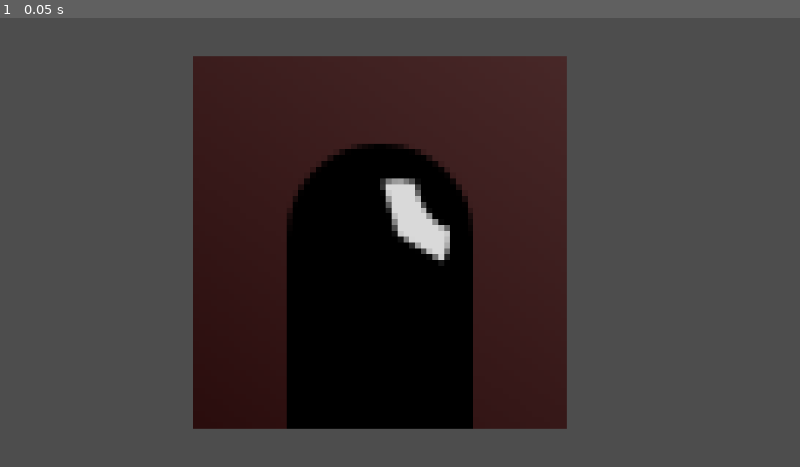
Above: before the commit, frame 1.
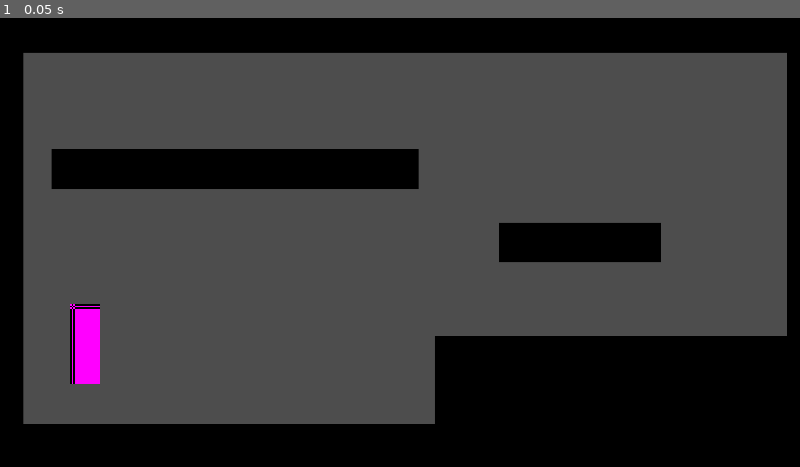
Above: after the commit, the same moment.

Repository: cenondiez/hellclimber
Game: Godot game, scene res://playground.tscn
Two runs of this game, one before a commit and one after it. Both use one fixed random seed, a clock stepped at 60 frames per second and the inputs below.
Inputs:
- Up to frame 1 (0.05 s): no input

The runs differ from the first frame. In frame 1, 66% of the frame differs, in the area x 0-100%, y 0-100%.

Commit message:
Add Player scene, state, and playground instance
Introduce a Player node and basic state machine scaffolding: adds player/player.tscn with a CharacterBody2D, player/scripts/player.gd (state variables, direction/gravity and empty process hooks), and a PlayerState base class (player/states/00_player_state.gd) with lifecycle stubs. Also adds the state SVG icon and its import metadata plus UID files. Updates playground.tscn to instance the new Player scene and replaces the previous icon sprite with level geometry and collision shapes.

Diff:
--- /dev/null
+++ b/player/player.tscn
@@ -0,0 +1,21 @@
+[gd_scene format=3 uid="uid://63d7v3s8g0df"]
+
+[ext_resource type="Script" uid="uid://mdw2qn8xxud7" path="res://player/scripts/player.gd" id="1_oul6g"]
+
+[sub_resource type="PlaceholderTexture2D" id="PlaceholderTexture2D_kqu6x"]
+size = Vector2(18, 48)
+
+[sub_resource type="RectangleShape2D" id="RectangleShape2D_oul6g"]
+size = Vector2(16, 46)
+
+[node name="Player" type="CharacterBody2D" unique_id=742105494]
+position = Vector2(0, -24)
+script = ExtResource("1_oul6g")
+
+[node name="Sprite2D" type="Sprite2D" parent="." unique_id=977497675]
+texture = SubResource("PlaceholderTexture2D_kqu6x")
+
+[node name="CollisionShape2D" type="CollisionShape2D" parent="." unique_id=1478100464]
+position = Vector2(0, 1)
+shape = SubResource("RectangleShape2D_oul6g")
+debug_color = Color(0, 0.6, 0.69803923, 0.33333334)
--- /dev/null
+++ b/player/scripts/player.gd
@@ -0,0 +1,22 @@
+class_name Player extends CharacterBody2D
+
+#region /// State Machine Variables
+var states: Array[PlayerState]
+var current_state: PlayerState:
+	get: return states.front()
+var previous_state: PlayerState:
+	get: return states[1]
+#endregion
+
+ #region /// standard variables
+var direction: Vector2 = Vector2.ZERO
+var gravity: float = 980
+#endregion
+
+func _process(_delta: float) -> void:
+
+	pass
+
+func _physics_process(_delta: float) -> void:
+
+	pass
--- /dev/null
+++ b/player/states/00_player_state.gd
@@ -0,0 +1,33 @@
+@icon("res://player/states/state.svg")
+class_name PlayerState extends Node
+
+var player : Player
+var next_state: PlayerState
+
+#region /// state references
+# reference to all other states
+#endregion
+
+#What happens when this state is initialized?
+func init() -> void:
+	pass
+
+#What happens when we enter this state?
+func enter() -> void:
+	pass
+
+#What happens when we exit this state?
+func exit() -> void:
+	pass
+
+#What happens when an input is pressed?
+func handle_input(_event: InputEvent) -> PlayerState:
+	return next_state
+
+#What happens each process tick in this state?
+func process(_delta: float) -> PlayerState:
+	return next_state
+
+#What happens each physics process tick in this state?
+func physics_process(_delta: float) -> PlayerState:
+	return next_state
--- /dev/null
+++ b/player/states/state.svg
@@ -0,0 +1,15 @@
+<svg width="16" height="16" viewBox="0 0 16 16" fill="none" xmlns="http://www.w3.org/2000/svg">
+<g clip-path="url(#clip0_3311_68)">
+<circle cx="8" cy="8" r="8" fill="#505050"/>
+<circle cx="8" cy="8" r="5" fill="#FF4A4A"/>
+<path d="M6 1V6H1L6 1Z" fill="#E5E5E5"/>
+<path d="M16 11V16H11L16 11Z" fill="#FF4A4A"/>
+<path d="M5 4L1 0H0V1L4 5L5 4Z" fill="#E5E5E5"/>
+<path d="M11 10L10 11L14 15L15 14L11 10Z" fill="#FF4A4A"/>
+</g>
+<defs>
+<clipPath id="clip0_3311_68">
+<rect width="16" height="16" fill="white"/>
+</clipPath>
+</defs>
+</svg>
--- a/playground.tscn
+++ b/playground.tscn
@@ -1,10 +1,91 @@
 [gd_scene format=3 uid="uid://k5gnbln7s6r5"]
 
-[ext_resource type="Texture2D" uid="uid://dwoyxxbt7vcp0" path="res://icon.svg" id="1_rupst"]
+[ext_resource type="PackedScene" uid="uid://63d7v3s8g0df" path="res://player/player.tscn" id="1_rupst"]
 
-[node name="Node2D" type="Node2D" unique_id=935836181]
+[sub_resource type="Gradient" id="Gradient_edjgo"]
+offsets = PackedFloat32Array(0.96385545, 1)
+colors = PackedColorArray(0, 0, 0, 1, 0, 0, 0, 1)
 
-[node name="Icon" type="Sprite2D" parent="." unique_id=68778881]
-position = Vector2(228, 134.99998)
-scale = Vector2(3.5, 3.5)
-texture = ExtResource("1_rupst")
+[sub_resource type="GradientTexture2D" id="GradientTexture2D_rupst"]
+gradient = SubResource("Gradient_edjgo")
+width = 32
+height = 32
+metadata/_snap_enabled = true
+
+[sub_resource type="RectangleShape2D" id="RectangleShape2D_wt17y"]
+size = Vector2(32, 32)
+
+[node name="Playground" type="Node2D" unique_id=935836181]
+
+[node name="Sprite2D" type="Sprite2D" parent="." unique_id=1932201740]
+position = Vector2(237.5, 261.5)
+scale = Vector2(15.84375, 1.09375)
+texture = SubResource("GradientTexture2D_rupst")
+
+[node name="StaticBody2D" type="StaticBody2D" parent="Sprite2D" unique_id=1751872450]
+
+[node name="CollisionShape2D" type="CollisionShape2D" parent="Sprite2D/StaticBody2D" unique_id=1054823132]
+shape = SubResource("RectangleShape2D_wt17y")
+
+[node name="Sprite2D2" type="Sprite2D" parent="." unique_id=1267539231]
+position = Vector2(-1.0000153, 136.00002)
+scale = Vector2(0.9374998, 8.9375)
+texture = SubResource("GradientTexture2D_rupst")
+
+[node name="StaticBody2D" type="StaticBody2D" parent="Sprite2D2" unique_id=1385836485]
+
+[node name="CollisionShape2D" type="CollisionShape2D" parent="Sprite2D2/StaticBody2D" unique_id=2135253763]
+shape = SubResource("RectangleShape2D_wt17y")
+
+[node name="Sprite2D4" type="Sprite2D" parent="." unique_id=678281321]
+position = Vector2(487.00006, 136.00002)
+scale = Vector2(0.9374998, 8.9375)
+texture = SubResource("GradientTexture2D_rupst")
+
+[node name="StaticBody2D" type="StaticBody2D" parent="Sprite2D4" unique_id=1866019034]
+
+[node name="CollisionShape2D" type="CollisionShape2D" parent="Sprite2D4/StaticBody2D" unique_id=1289829157]
+shape = SubResource("RectangleShape2D_wt17y")
+
+[node name="Sprite2D5" type="Sprite2D" parent="." unique_id=977348590]
+position = Vector2(371.00003, 226.99997)
+scale = Vector2(6.875005, 2.25)
+texture = SubResource("GradientTexture2D_rupst")
+
+[node name="StaticBody2D" type="StaticBody2D" parent="Sprite2D5" unique_id=95642978]
+
+[node name="CollisionShape2D" type="CollisionShape2D" parent="Sprite2D5/StaticBody2D" unique_id=750354553]
+shape = SubResource("RectangleShape2D_wt17y")
+
+[node name="Sprite2D6" type="Sprite2D" parent="." unique_id=1735644362]
+position = Vector2(141.00005, 91)
+scale = Vector2(6.875005, 0.7499995)
+texture = SubResource("GradientTexture2D_rupst")
+
+[node name="StaticBody2D" type="StaticBody2D" parent="Sprite2D6" unique_id=1717174520]
+
+[node name="CollisionShape2D" type="CollisionShape2D" parent="Sprite2D6/StaticBody2D" unique_id=1637271442]
+shape = SubResource("RectangleShape2D_wt17y")
+
+[node name="Sprite2D7" type="Sprite2D" parent="." unique_id=642364159]
+position = Vector2(347.99997, 135)
+scale = Vector2(3.0312517, 0.7499995)
+texture = SubResource("GradientTexture2D_rupst")
+
+[node name="StaticBody2D" type="StaticBody2D" parent="Sprite2D7" unique_id=671759338]
+
+[node name="CollisionShape2D" type="CollisionShape2D" parent="Sprite2D7/StaticBody2D" unique_id=99650453]
+shape = SubResource("RectangleShape2D_wt17y")
+
+[node name="Sprite2D3" type="Sprite2D" parent="." unique_id=71776864]
+position = Vector2(247, 3.0000002)
+scale = Vector2(17.125002, 1.1250004)
+texture = SubResource("GradientTexture2D_rupst")
+
+[node name="StaticBody2D" type="StaticBody2D" parent="Sprite2D3" unique_id=1053490828]
+
+[node name="CollisionShape2D" type="CollisionShape2D" parent="Sprite2D3/StaticBody2D" unique_id=725289160]
+shape = SubResource("RectangleShape2D_wt17y")
+
+[node name="Player" parent="." unique_id=742105494 instance=ExtResource("1_rupst")]
+position = Vector2(51, 196)
Not shown, added: player/scripts/player.gd.uid
Not shown, added: player/states/00_player_state.gd.uid
Not shown, added: player/states/state.svg.import
